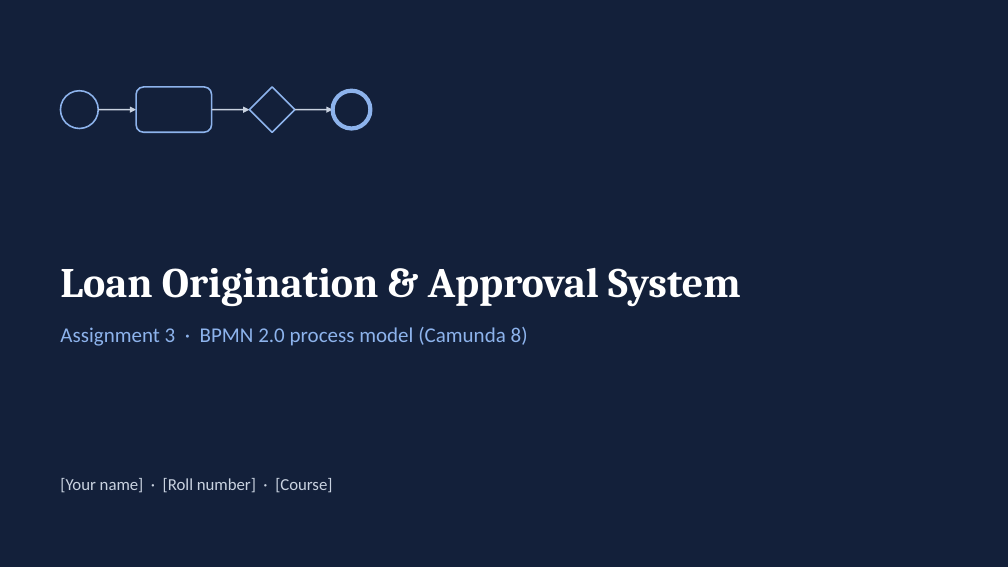
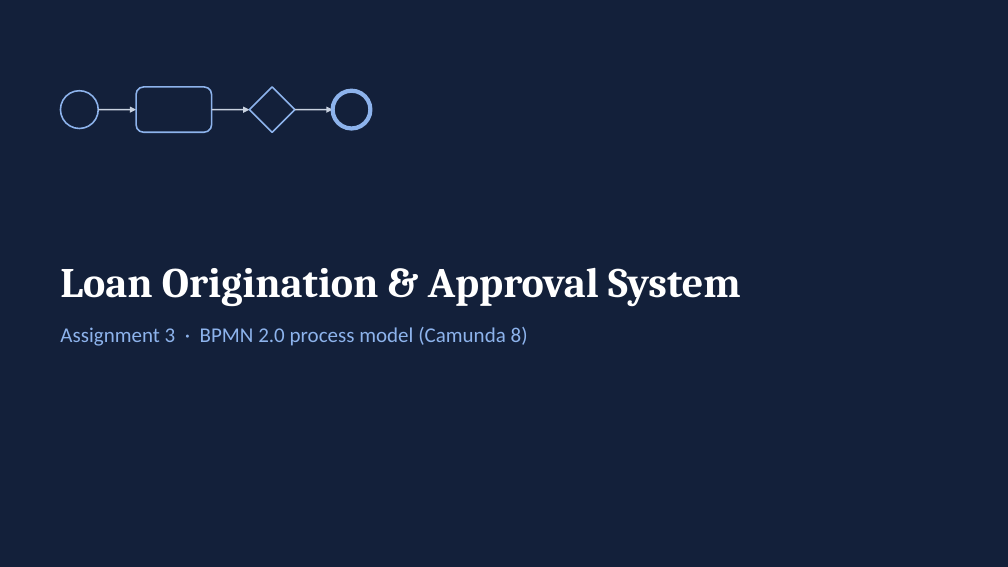
Before and after one commit to NoThisIsVIN/WFA_Assignment, a slide deck: slide 1 of Assignment3_Loan/Loan_Presentation.pptx. Drawn at 1008x567 pixels with LibreOffice and Linux fonts; fonts in the diff are those of the drawing. Boxes give left, top, right and bottom in pixels: in the first picture for what was removed or moved away, otherwise in the second. Text is boxed around its words. In the diff, an @@ line names an element or a change of style, - is before the commit and + after.

Commit message:
Update loan diagram image and presentation

```diff
--- a/Assignment3_Loan/Loan_Presentation.pptx
+++ b/Assignment3_Loan/Loan_Presentation.pptx
@@ text removed at (x1=60, y1=478, x2=332, y2=493) @@
-[Your name] · [Roll number] · [Course]
```
Also in this commit, not shown: 1 other file.
